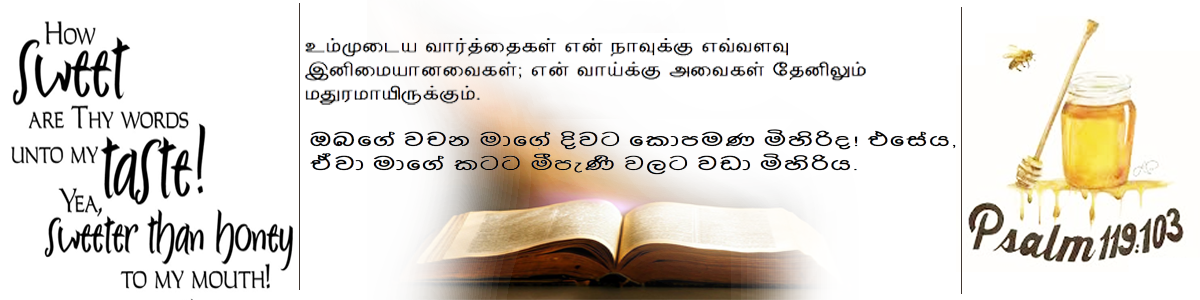
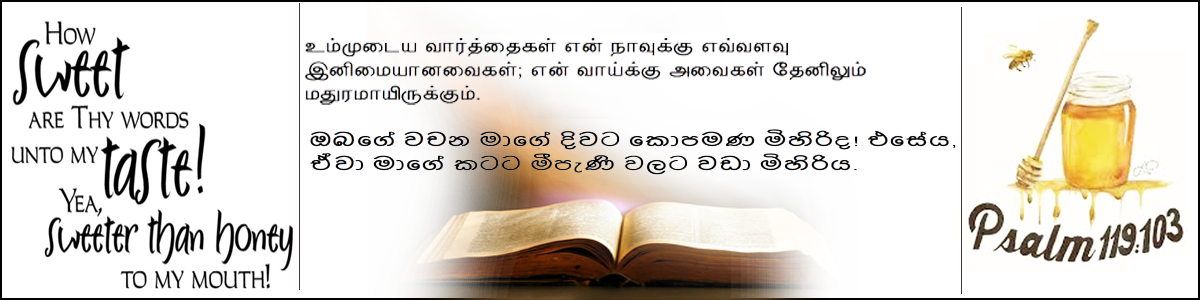
Before/after of a 1200px x 300px layered artwork. What changed in the layer stack:
painted on "Layer 4" over [1188, 50, 1200, 258]
painted on "Layer 3" over [0, 0, 321, 300]
painted on "Layer 2" over [0, 0, 1200, 300]
